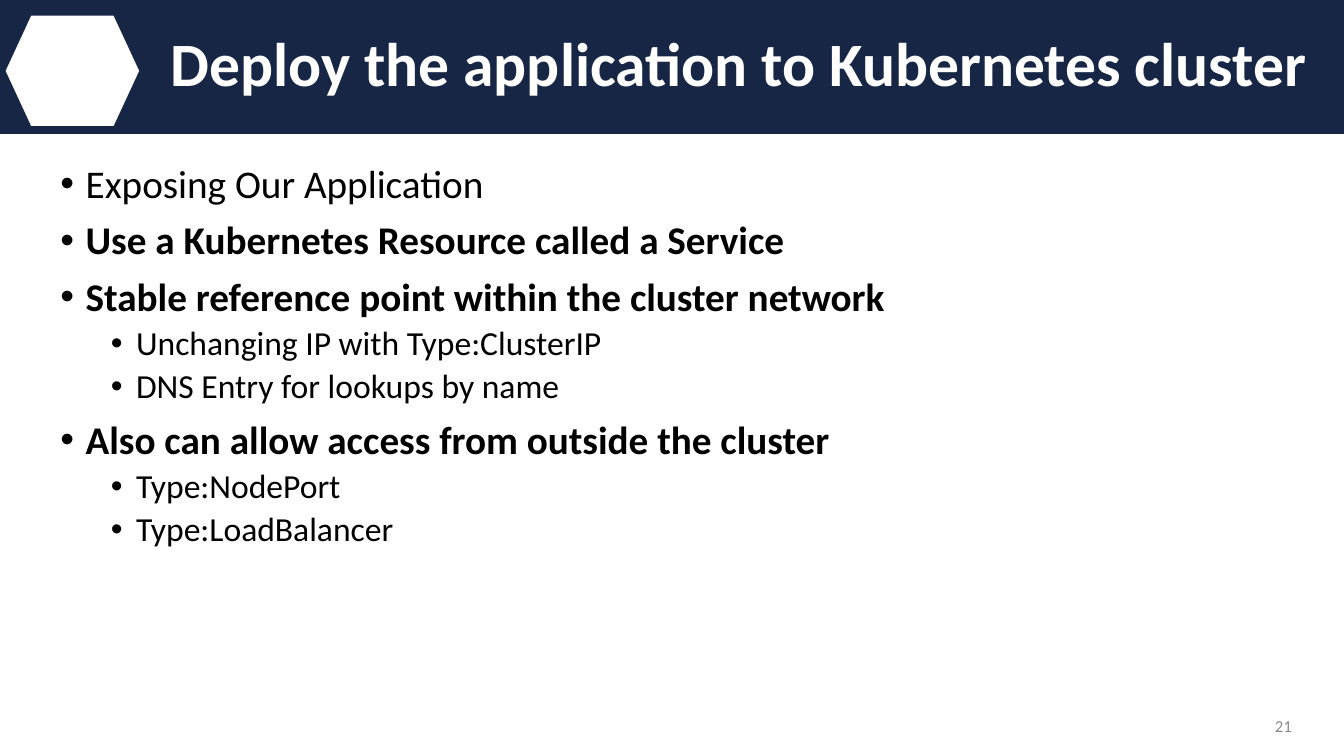
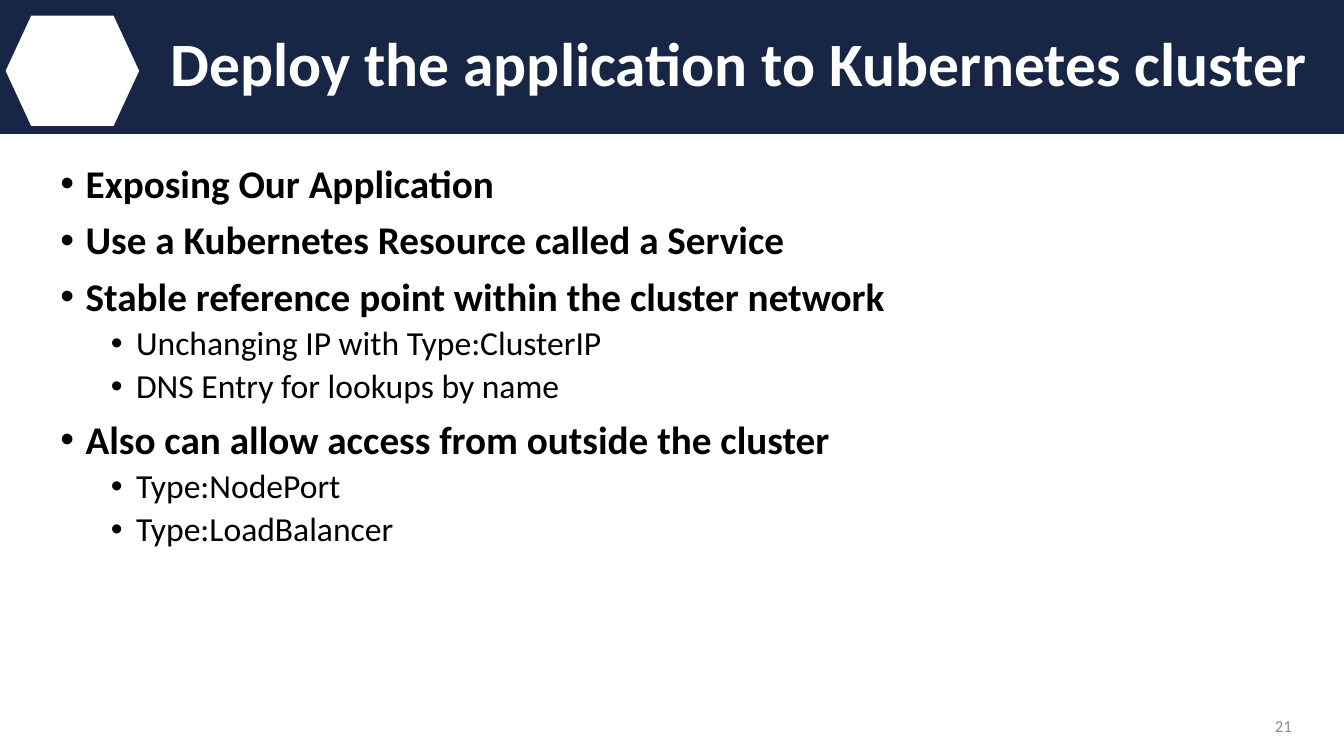
Before and after one commit to IBM/kube101, a slide deck: slide 21 of presentation/meetup.pptx. Drawn at 1344x756 pixels with LibreOffice and Linux fonts; fonts in the diff are those of the drawing; background and template pictures are left out. Boxes give left, top, right and bottom in pixels: in the first picture for what was removed or moved away, otherwise in the second. Text is boxed around its words. In the diff, an @@ line names an element or a change of style, - is before the commit and + after.

```diff
--- a/presentation/meetup.pptx
+++ b/presentation/meetup.pptx
@@ text at [86,170,494,205]: bold on in "Exposing Our Application" @@
```
Also in this commit, not shown: 1 other slide changed, 3 other files.
